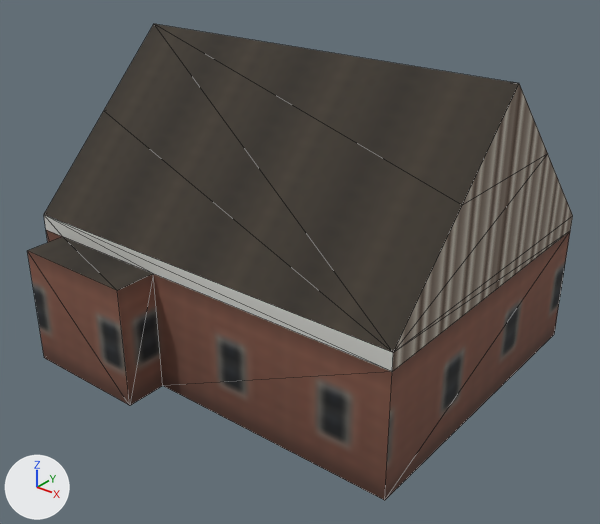
The glTF model assets/coronado_kit/buildings/houses/tudor_brick/house_tudor_brick_far.glb: old version first, new version second.
Camera for both pictures: a 50 mm lens placed at (13.75, -16.95, 13.26), pointed at (0.56, -0.46, 3.04). The axes (+X, +Y, +Z) are drawn at lower left. The lights are the same throughout. The picture after the commit comes second. Mesh edges are drawn as thin lines. Vertices at exactly the same position are counted once.

Objects in the first picture: 'house_tudor_brick_far'.
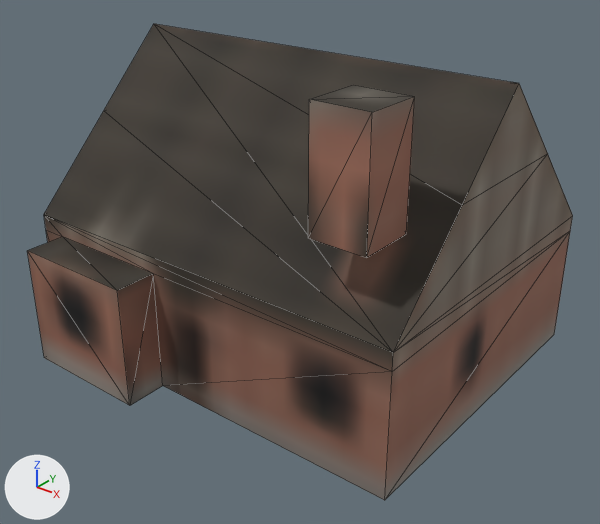
Location of each change, (x1, y1, x2, y2) in pixels of the pictures (600 x 524 px):
'house_tudor_brick_far', surface changed, reshaped
    both: (27, 24, 573, 500)
part 1 of me_house_tudor_brick_far, added (brown)
    after: (308, 85, 415, 257)
part 2 of me_house_tudor_brick_far, surface changed
    both: (27, 84, 572, 500)
part 3 of me_house_tudor_brick_far, recoloured
    both: (27, 215, 571, 500)

Edits to the bpy script that builds the scene:
```text
Add img_bld_lod_color_png:
    img_bld_lod_color_png = load_image('bld_lod_color.png', '../../../textures/bld_lod_color.png', 2048, 2048, 'sRGB')
Change mat_bld_far:
    where n0 = _N.new('ShaderNodeBsdfPrincipled'); n0.name = 'Principled BSDF'
    n0.inputs[2].default_value: 0.9 -> 0.85  # 'Roughness'
    where n4 = _N.new('ShaderNodeTexImage'); n4.name = 'Image Texture'
    n4.image: img_far_color_png -> img_bld_lod_color_png
    add n4.extension = 'EXTEND'
Change me_house_tudor_brick_far:
    used by ob_house_tudor_brick_far; location = (0.0, 0.0, 0.0)
    verts and faces of me_house_tudor_brick_far; kept vertices keep their numbers, new ones are numbered from 26
    remove me_house_tudor_brick_far.from_pydata(...)  # 26 vertices, 42 faces; spans x -6.0..6.0, y -5.35..5.35, z 0.0..8.73
    add me_house_tudor_brick_far.from_pydata(...)  # 34 vertices, 52 faces; spans x -6.0..6.0, y -5.35..5.35, z 0.0..9.0
    me_house_tudor_brick_far part 1
    add verts[26] = (3.8, -4.23, 6.0)  # pixel (308, 238)
    add verts[27] = (3.8, -4.23, 9.0)  # pixel (309, 99)
    add verts[28] = (3.8, -2.73, 6.0)
    add verts[29] = (3.8, -2.73, 9.0)  # pixel (353, 84)
    add for new, old in zip([*range(30, 34)], [*range(26, 30)]): verts[new] = verts[old] + (1.5, 0.0, 0.0)
    add faces += [(26, 30, 31), (26, 31, 27), (28, 29, 32), (29, 33, 32), (30, 32, 33), (30, 33, 31)]
    add faces += [(26, 27, 28), (27, 29, 28), (27, 31, 33), (27, 33, 29)]
    me_house_tudor_brick_far part 2: 42 kept faces spanning x -6.0..6.0, y -5.35..5.35, z 0.0..8.73 get new texture (UV) coordinates
    me_house_tudor_brick_far part 3: 24 kept faces spanning x -6.0..6.0, y -5.35..5.35, z 0.0..3.98 get new vertex colours
```
